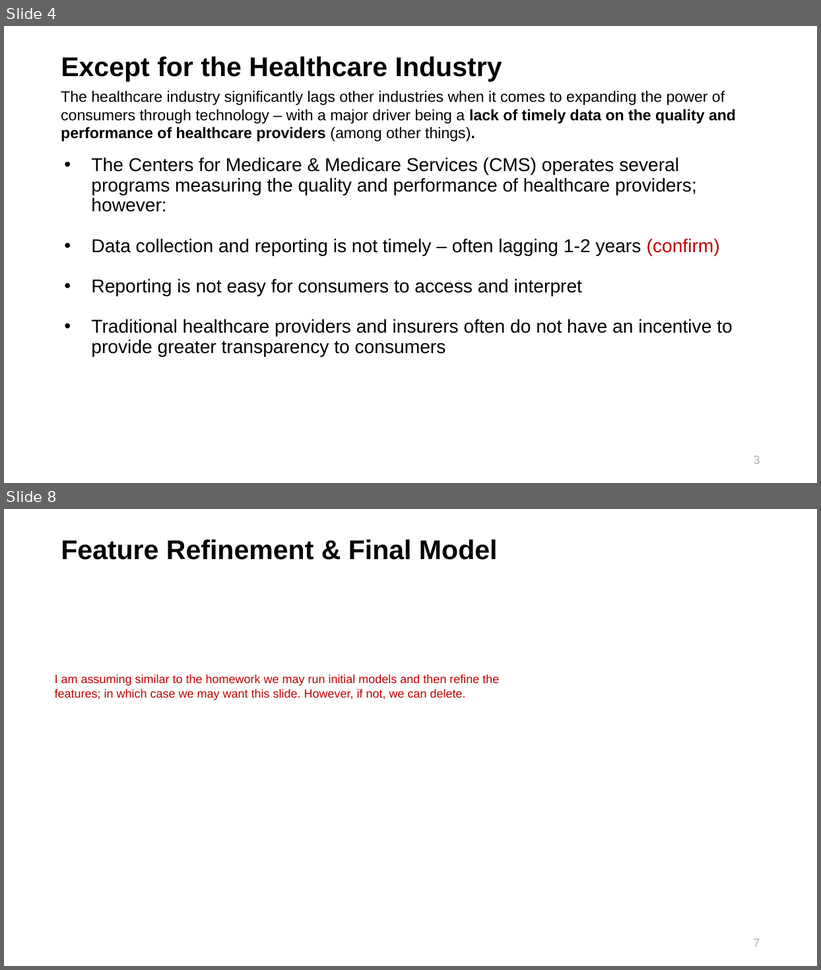
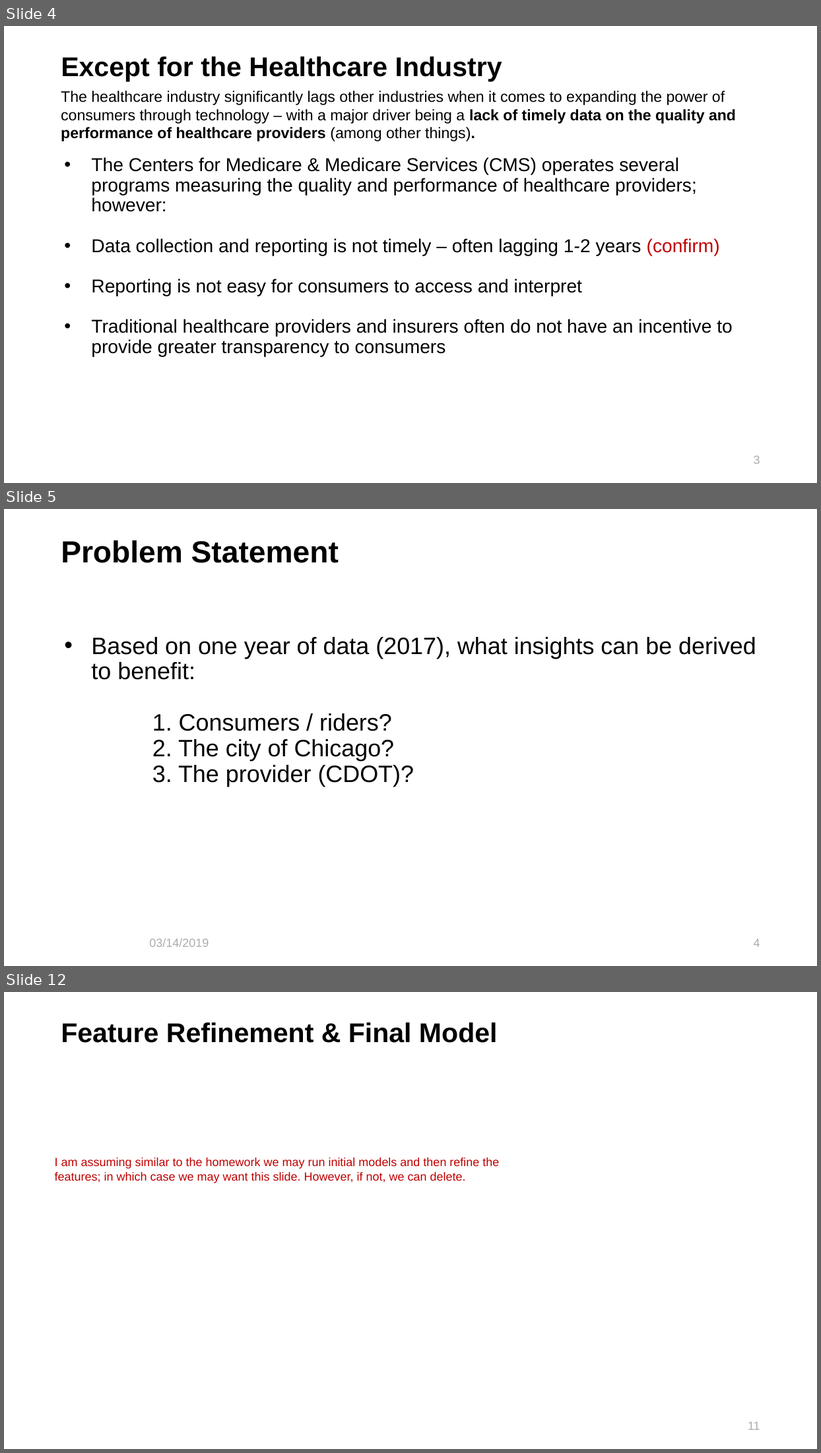
Before and after one commit to maringow/DataMiningGroupProject, a slide deck: Data Mining_Final Project_Hospital Ranking.pptx. Shown one above the other, each under a label of ours: slides 4 and 8 before the commit, slides 4, 5 and 12 after it; the slides between them are not shown. The pictures are 821x970 and 821x1453 pixels, drawn with LibreOffice and Linux fonts; fonts in the diff are those of the drawing; background and template pictures are left out. Boxes give left, top, right and bottom in pixels: in the first picture for what was removed or moved away, otherwise in the second. Text is boxed around its words. In the diff, an @@ line names an element or a change of style, - is before the commit and + after.

```diff
--- a/Data Mining_Final Project_Hospital Ranking.pptx
+++ b/Data Mining_Final Project_Hospital Ranking.pptx
@@ slide 5 added at [4, 509, 817, 966], background picture (left out) @@
@@ title added at [61, 540, 339, 563], 36 pt, text #000000, bold @@
+Problem Statement
@@ text added at [91, 637, 756, 787], 28 pt, text #000000 @@
+• Based on one year of data (2017), what insights can be derived to benefit:
+1. Consumers / riders?
+2. The city of Chicago?
+3. The provider (CDOT)?
@@ text added at [149, 939, 209, 947], 14 pt, text #AEABAB @@
+03/14/2019
@@ text added at [754, 939, 760, 947], 14 pt, text #AEABAB @@
+4
@@ what was slide 8 is now slide 12 @@
@@ page number at [748, 1422, 760, 1430]: text changed @@
-7
+11
```
Also in this commit, not shown: 5 slides changed, 3 other slides added.
